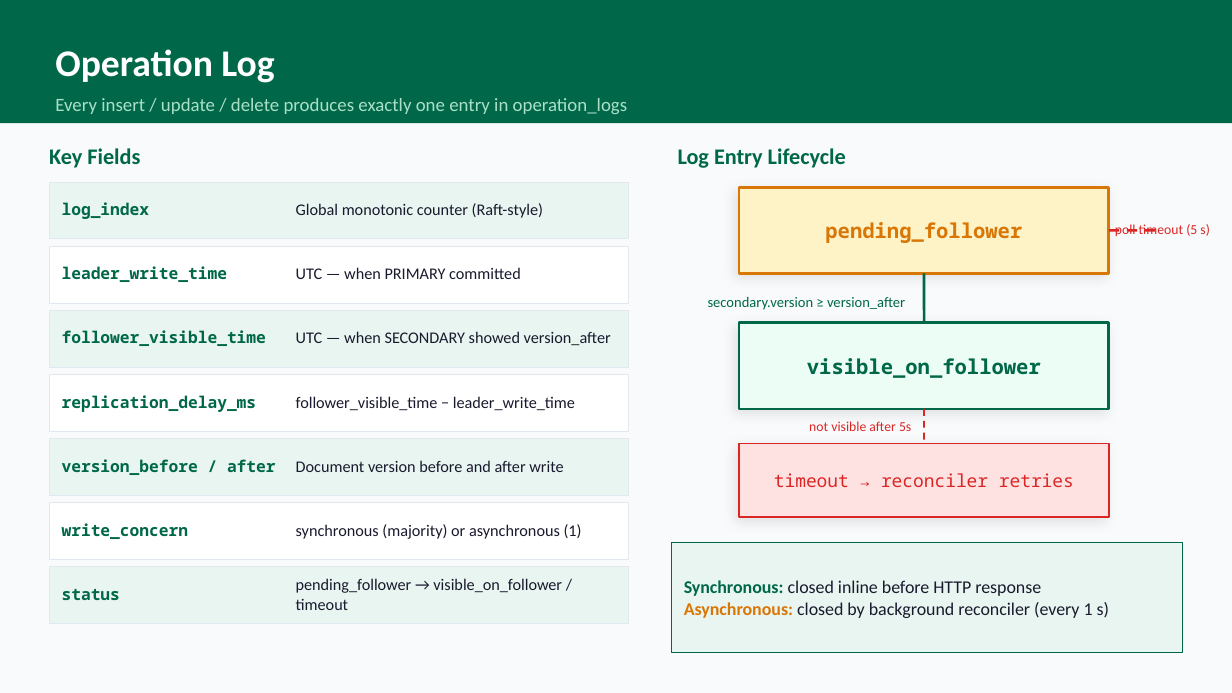
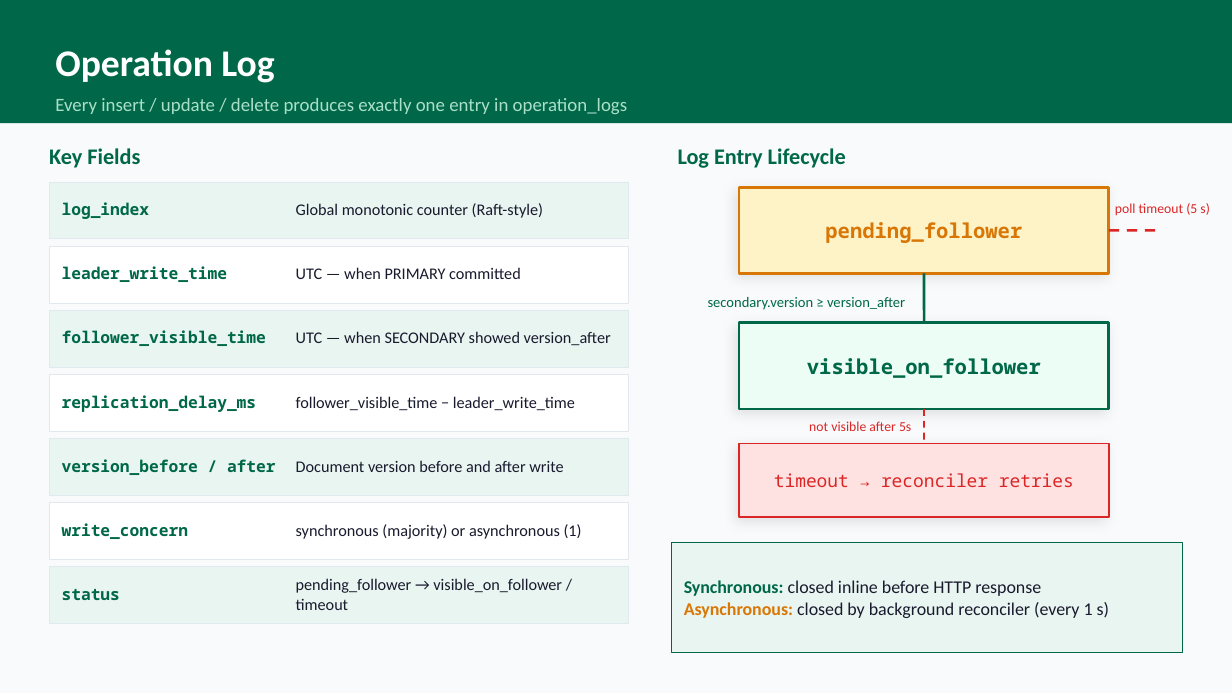
Before and after one commit to mertkarahan955/ceng465_project, a slide deck: slide 4 of presentation/report_presentation.pptx. Drawn at 1232x693 pixels with LibreOffice and Linux fonts; fonts in the diff are those of the drawing. Boxes give left, top, right and bottom in pixels: in the first picture for what was removed or moved away, otherwise in the second. Text is boxed around its words. In the diff, an @@ line names an element or a change of style, - is before the commit and + after.

```diff
--- a/presentation/report_presentation.pptx
+++ b/presentation/report_presentation.pptx
@@ text "poll timeout (5 s)": place and size @@
-text "poll timeout (5 s)" at (1115, 224, 1210, 236)
+text "poll timeout (5 s)" at (1115, 203, 1210, 215)
```
Also in this commit, not shown: 5 other slides changed, 2 slides added, 1 slide removed, 8 other files.
